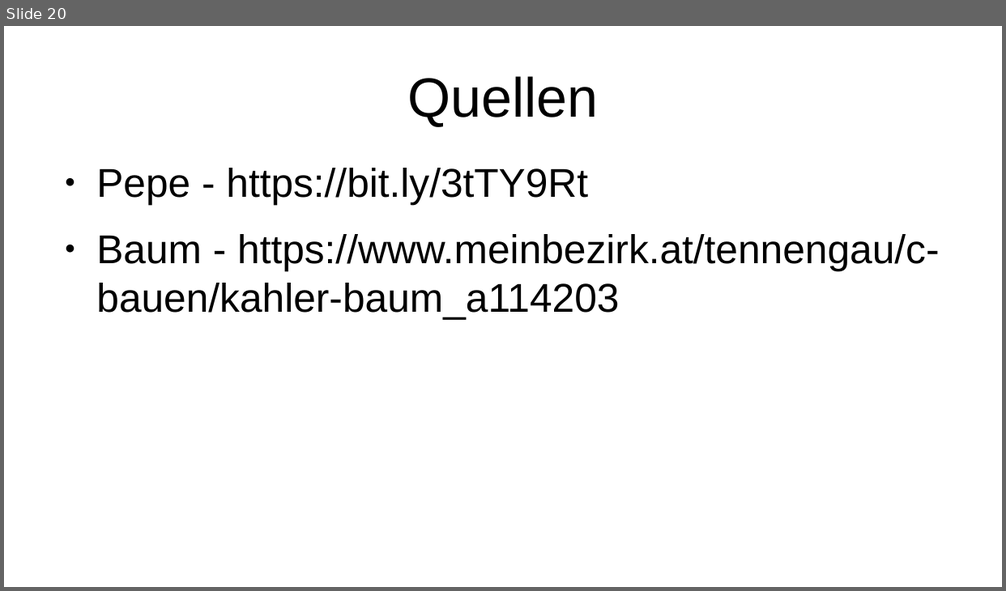
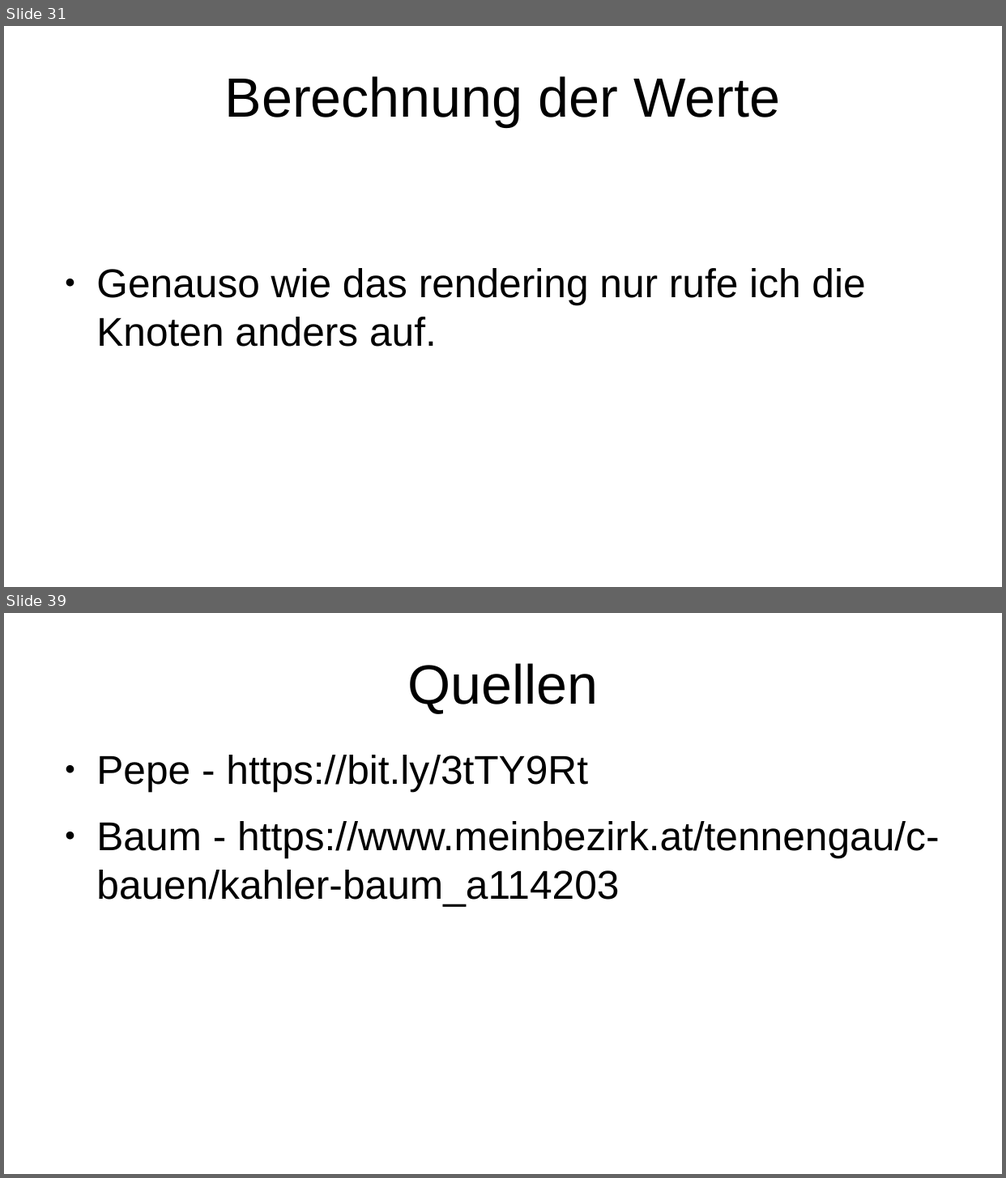
Before and after one commit to HeIIow2/physik_schaltkreise, a slide deck: präsentation/präsentation.odp. Shown one above the other, each under a label of ours: slide 20 before the commit, slides 31 and 39 after it; the slides between them are not shown. The pictures are 1006x591 and 1006x1178 pixels, drawn with LibreOffice and Linux fonts; fonts in the diff are those of the drawing. Boxes give left, top, right and bottom in pixels: in the first picture for what was removed or moved away, otherwise in the second. Text is boxed around its words. In the diff, an @@ line names an element or a change of style, - is before the commit and + after.

```diff
--- a/präsentation/präsentation.odp
+++ b/präsentation/präsentation.odp
@@ slide 31 added at (x1=4, y1=26, x2=1002, y2=587), background #FFFFFF @@
@@ title added at (x1=225, y1=76, x2=780, y2=127), 44 pt, text #000000 @@
+Berechnung der Werte
@@ text added at (x1=96, y1=268, x2=865, y2=347), 32 pt, text #000000 @@
+● Genauso wie das rendering nur rufe ich die Knoten anders auf.
@@ what was slide 20 is now slide 39 @@
```
Also in this commit, not shown: 19 other slides added, 1 slide removed, 1 other file.
